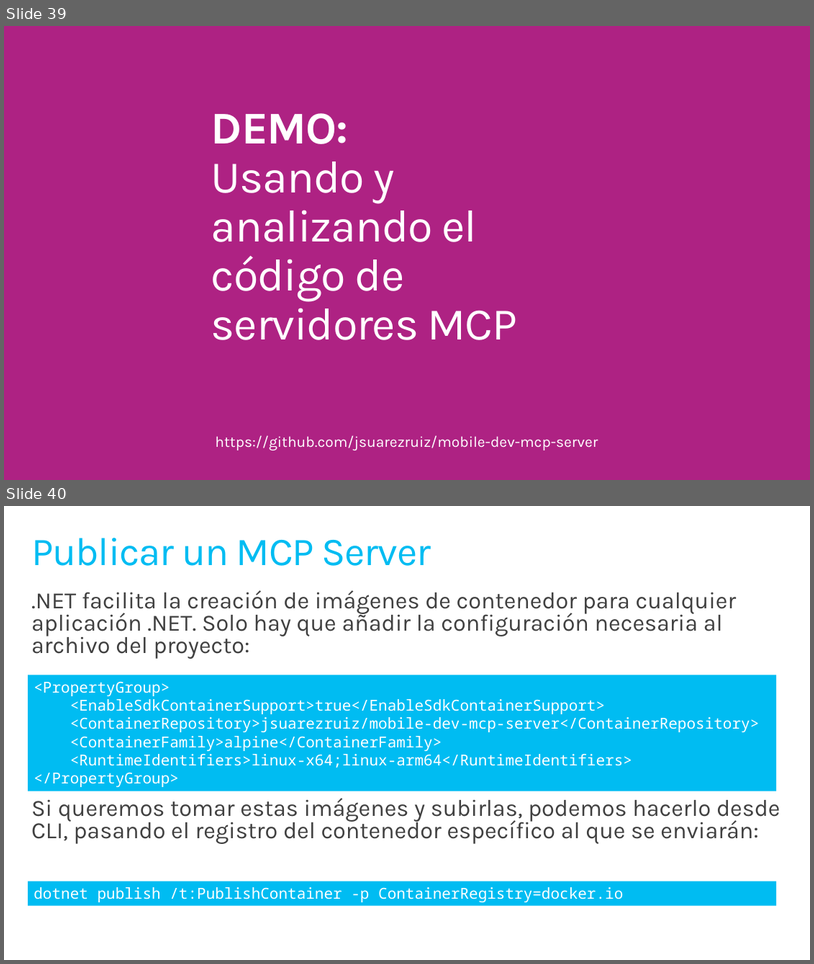
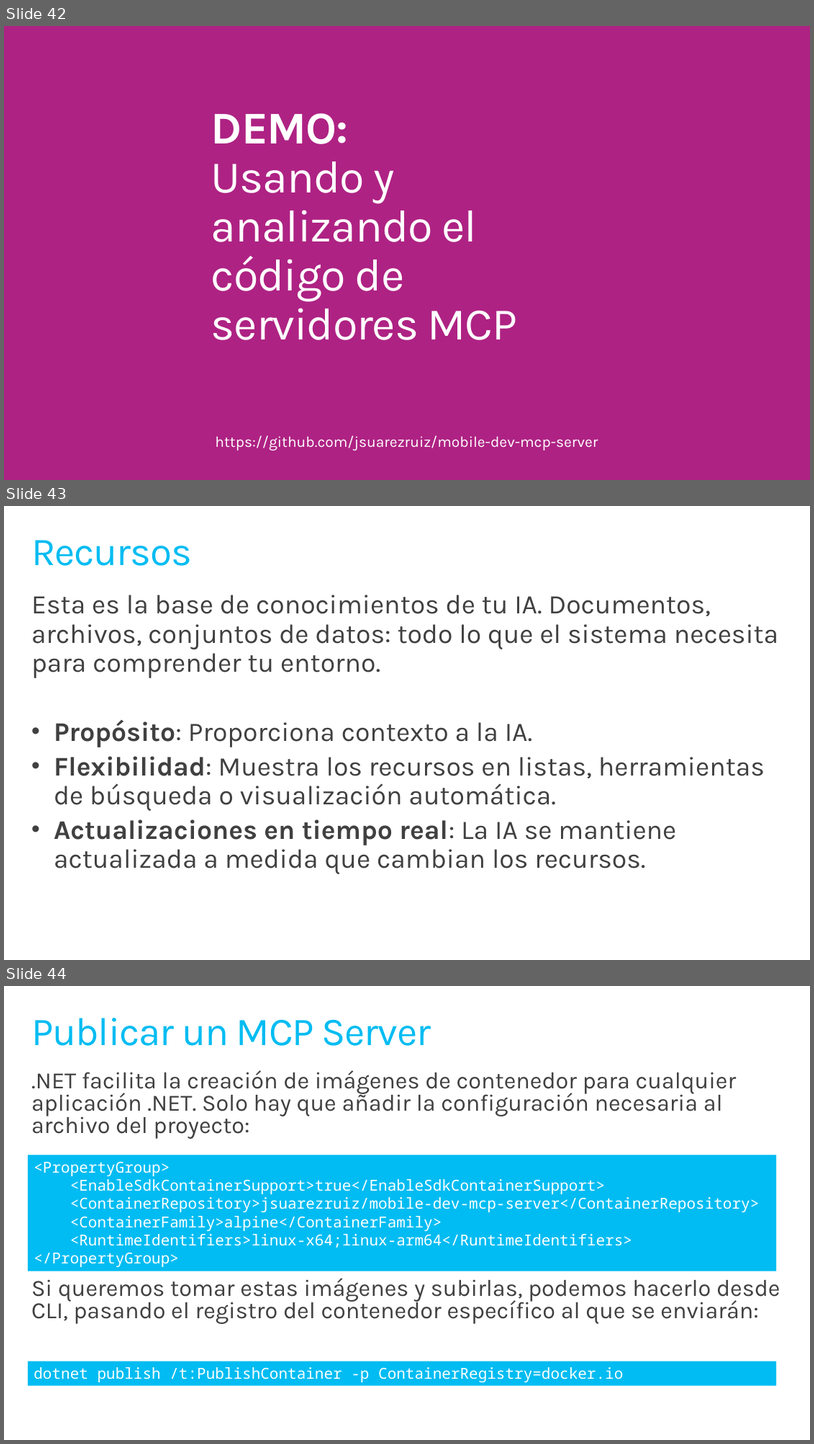
Before and after one commit to jsuarezruiz/sevilladotnet-mcp-materials, a slide deck: introduccion-mcp.pptx. Shown one above the other, each under a label of ours: slides 39 and 40 before the commit, slides 42, 43 and 44 after it. The pictures are 814x964 and 814x1444 pixels, drawn with LibreOffice and Linux fonts; fonts in the diff are those of the drawing. Boxes give left, top, right and bottom in pixels: in the first picture for what was removed or moved away, otherwise in the second. Text is boxed around its words. In the diff, an @@ line names an element or a change of style, - is before the commit and + after.

```diff
--- a/introduccion-mcp.pptx
+++ b/introduccion-mcp.pptx
@@ slide 43 added at [4, 506, 810, 960], background #FFFFFF @@
@@ title added at [31, 540, 192, 566], 47 pt, text #00BCF2 @@
+Recursos
@@ text added at [31, 595, 779, 874], 32 pt, text #404040 @@
+Esta es la base de conocimientos de tu IA. Documentos, archivos, conjuntos de datos: todo lo que el sistema necesita para comprender tu entorno.
+• Propósito: Proporciona contexto a la IA.
+• Flexibilidad: Muestra los recursos en listas, herramientas de búsqueda o visualización automática.
+• Actualizaciones en tiempo real: La IA se mantiene actualizada a medida que cambian los recursos.
@@ what was slide 39 is now slide 42 @@
@@ what was slide 40 is now slide 44 @@
```
Also in this commit, not shown: 5 other slides added.
